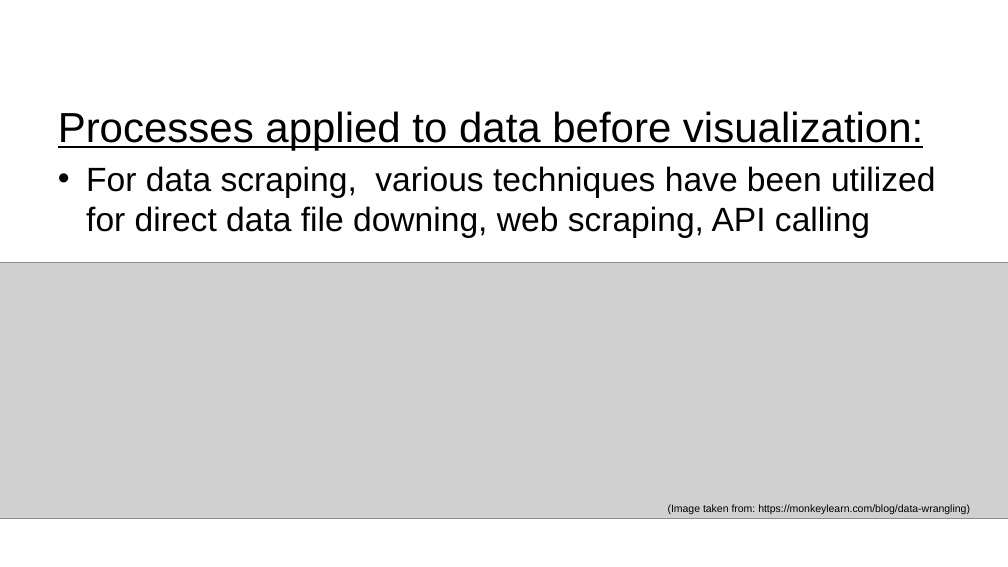
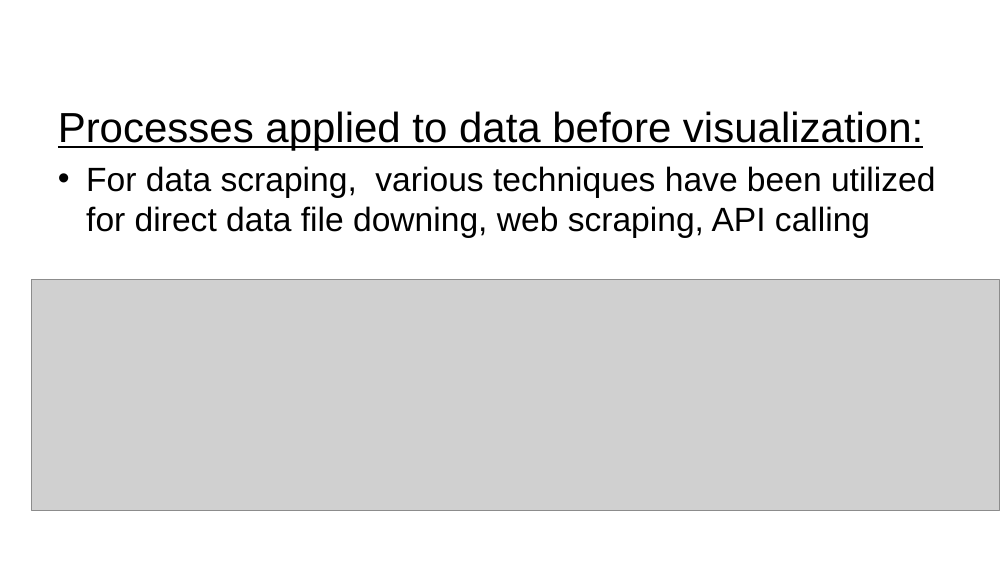
Before and after one commit to ansrali/data422-group-project, a slide deck: slide 13 of Group Project Presentation.pptx. Drawn at 1008x567 pixels with LibreOffice and Linux fonts; fonts in the diff are those of the drawing; grey boxes stand for pictures; background and template pictures are left out. Boxes give left, top, right and bottom in pixels: in the first picture for what was removed or moved away, otherwise in the second. Text is boxed around its words. In the diff, an @@ line names an element or a change of style, - is before the commit and + after.

```diff
--- a/Group Project Presentation.pptx
+++ b/Group Project Presentation.pptx
@@ picture: place and size @@
-picture at [0,262,1008,520]
+picture at [31,280,999,510]
@@ text removed at [668,504,970,514] @@
-(Image taken from: https://monkeylearn.com/blog/data-wrangling)
```
Also in this commit, not shown: 7 other slides changed, 2 slides removed.
